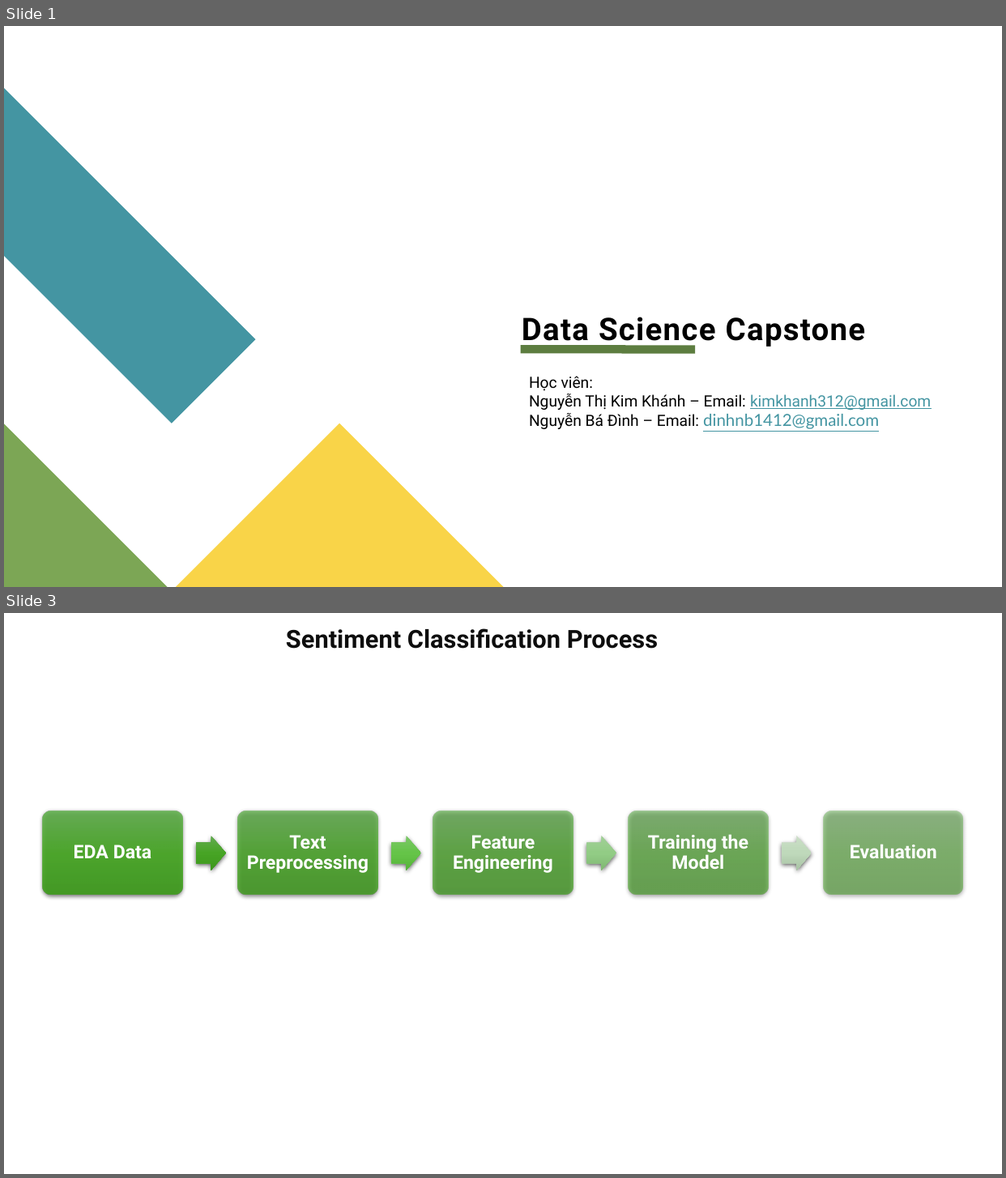
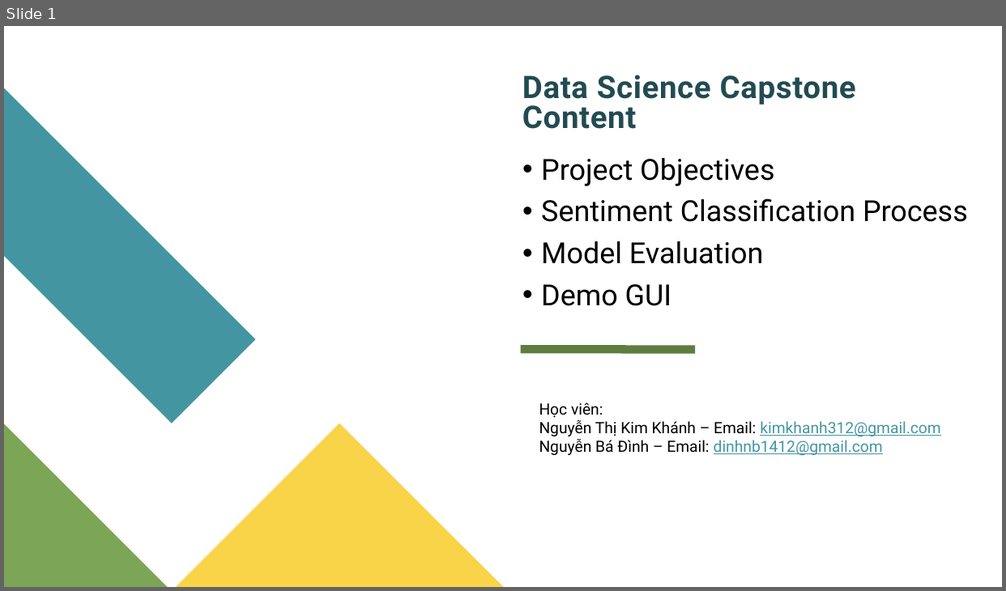
Before and after one commit to KhanhNguyen312/sentiment_classification, a slide deck: Slide_Data Science Capstone.pptx. Shown one above the other, each under a label of ours: slides 1 and 3 before the commit, slide 1 after it; the slides between them are not shown. The pictures are 1006x1178 and 1006x591 pixels, drawn with LibreOffice and Linux fonts; fonts in the diff are those of the drawing. Boxes give left, top, right and bottom in pixels: in the first picture for what was removed or moved away, otherwise in the second. Text is boxed around its words. In the diff, an @@ line names an element or a change of style, - is before the commit and + after.

```diff
--- a/Slide_Data Science Capstone.pptx
+++ b/Slide_Data Science Capstone.pptx
@@ slide 3 removed at [4,613,1002,1174], background #FFFFFF @@
@@ title removed at [286,628,658,649] @@
-Sentiment Classification Process
@@ group removed at [43,811,963,895]: 5 rounded rectangles, 5 texts, 4 right arrows @@
-EDA Data
-Text Preprocessing
-Feature Engineering
-Training the Model
-Evaluation
@@ slide 1 changed as well @@
@@ text at [522,75,856,129]: text changed; text colour #000000 to #224A51 @@
-Data Science Capstone
+Data Science Capstone Content
@@ text added at [541,158,968,306], 28 pt, text #000000 @@
+• Project Objectives
+• Sentiment Classification Process
+• Model Evaluation
+• Demo GUI
@@ text "Học viên:": place and size @@
-text "Học viên:" at [529,376,931,429]
+text "Học viên:" at [539,403,940,456]
@@ text at [539,439,883,456]: size 16 to 15 pt, font Lato to Roboto in "dinhnb1412@gmail.com" @@
```
Also in this commit, not shown: 2 other slides changed, 2 slides added, 2 other slides removed, 3 other files.
